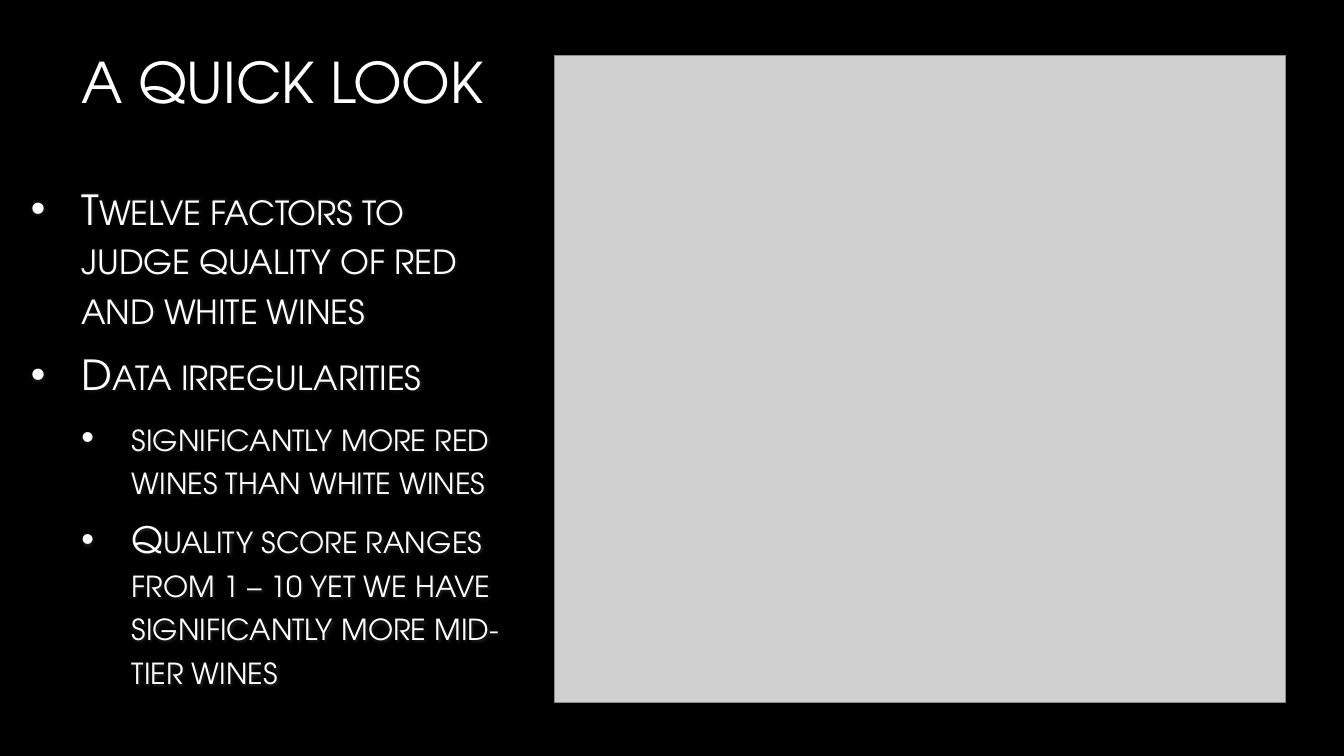
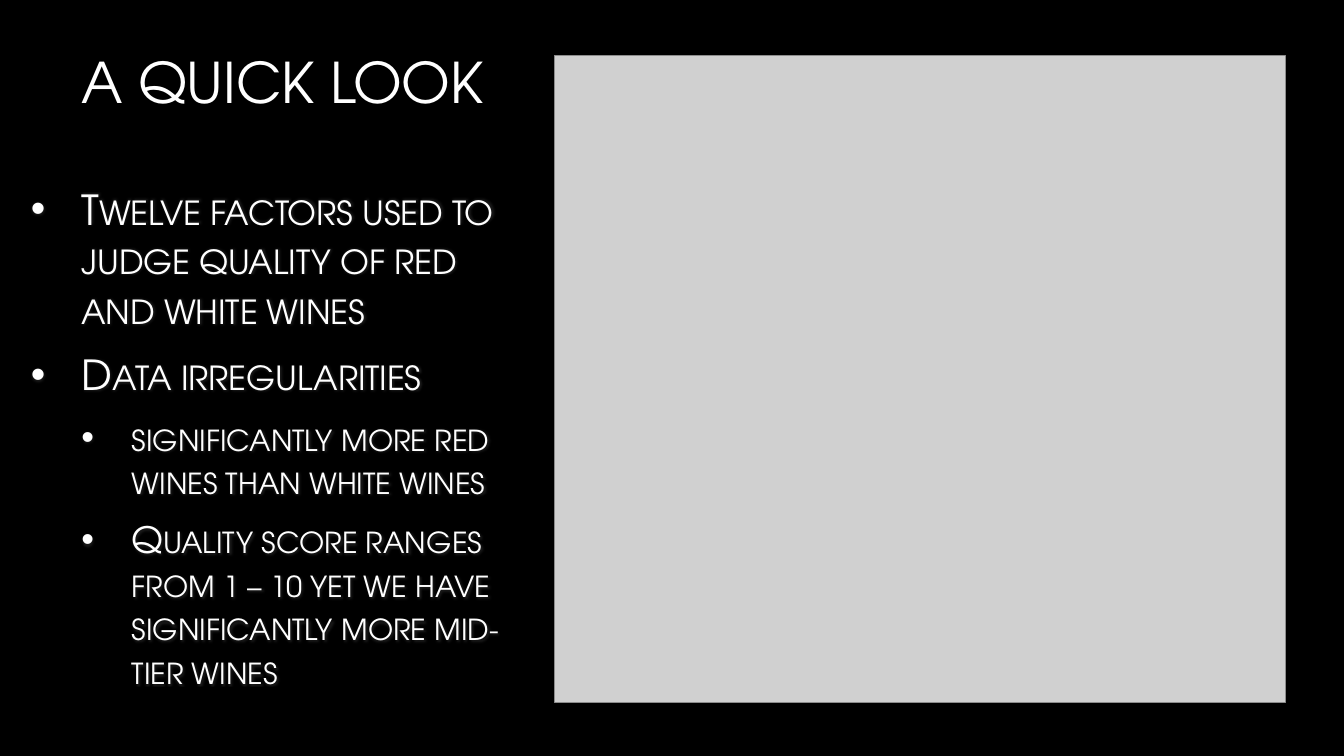
Before and after one commit to justindooley/Final_Project, a slide deck: slide 6 of presentation/project_presentation.pptx. Drawn at 1344x756 pixels with LibreOffice and Linux fonts; fonts in the diff are those of the drawing; grey boxes stand for pictures; background and template pictures are left out. Boxes give left, top, right and bottom in pixels: in the first picture for what was removed or moved away, otherwise in the second. Text is boxed around its words. In the diff, an @@ line names an element or a change of style, - is before the commit and + after.

```diff
--- a/presentation/project_presentation.pptx
+++ b/presentation/project_presentation.pptx
@@ text at bbox=[81, 200, 494, 325]: text changed @@
-• Twelve factors to judge quality of red and white wines
+• Twelve factors used to judge quality of red and white wines
```
Also in this commit, not shown: 10 other slides changed, 11 slides added, 12 slides removed, 39 other files.
